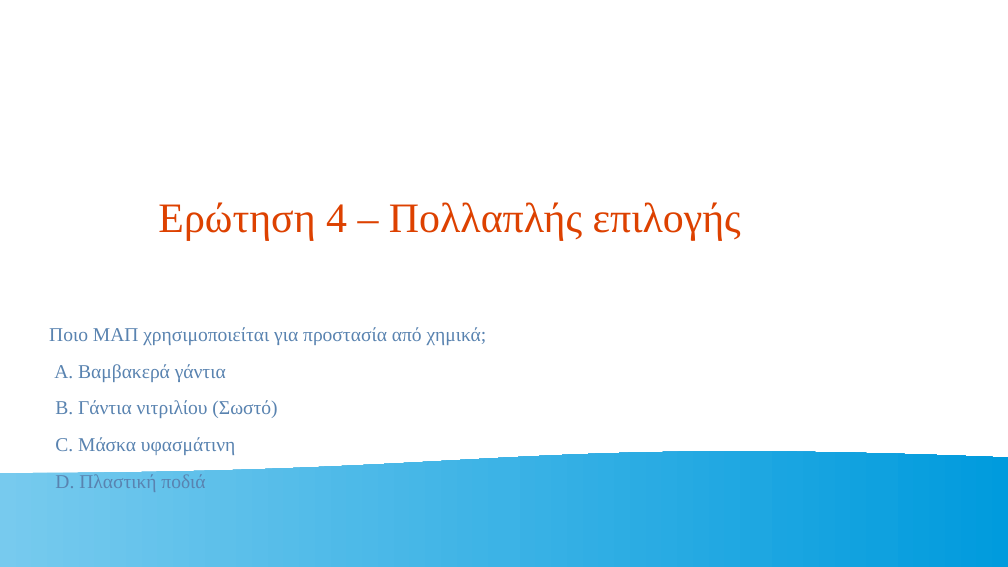
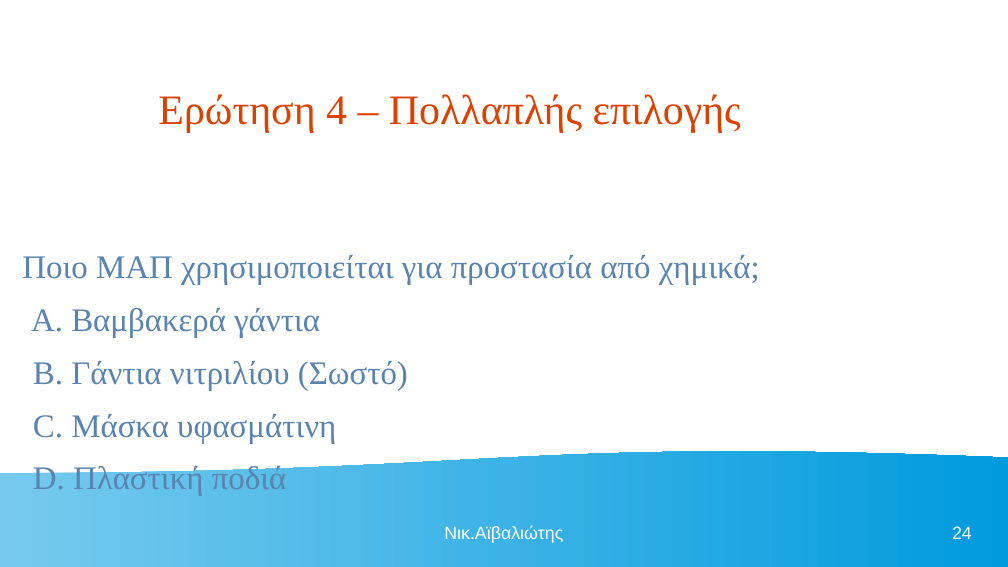
Before and after one commit to nickaiva/epas, a slide deck: slide 24 of ΠΕΡΙΒΑΛΛΟΝ ΕΡΓΑΣΙΑΣ.odp. Drawn at 1008x567 pixels with LibreOffice and Linux fonts; fonts in the diff are those of the drawing. Boxes give left, top, right and bottom in pixels: in the first picture for what was removed or moved away, otherwise in the second. Text is boxed around its words. In the diff, an @@ line names an element or a change of style, - is before the commit and + after.

```diff
--- a/ΠΕΡΙΒΑΛΛΟΝ ΕΡΓΑΣΙΑΣ.odp
+++ b/ΠΕΡΙΒΑΛΛΟΝ ΕΡΓΑΣΙΑΣ.odp
@@ title "Ερώτηση 4 – Πολλαπλής επιλογής" moved from (x1=158, y1=202, x2=741, y2=240) to (x1=158, y1=94, x2=741, y2=132) @@
@@ text "Ποιο ΜΑΠ χρησιμοποιείται για προστασία ..." moved from (x1=49, y1=327, x2=487, y2=492) to (x1=22, y1=255, x2=760, y2=496) @@
@@ text "Ποιο ΜΑΠ χρησιμοποιείται για προστασία ..." at (x1=22, y1=255, x2=760, y2=496): size 15.4 to 25.9 pt @@
@@ text added at (x1=444, y1=526, x2=563, y2=543), 14 pt, text #FFFFFF @@
+Νικ.Αϊβαλιώτης
@@ page number added at (x1=952, y1=526, x2=972, y2=539), 14 pt, text #FFFFFF @@
+24
```
Also in this commit, not shown: 23 other slides changed, 24 slides added, 1 other file.
